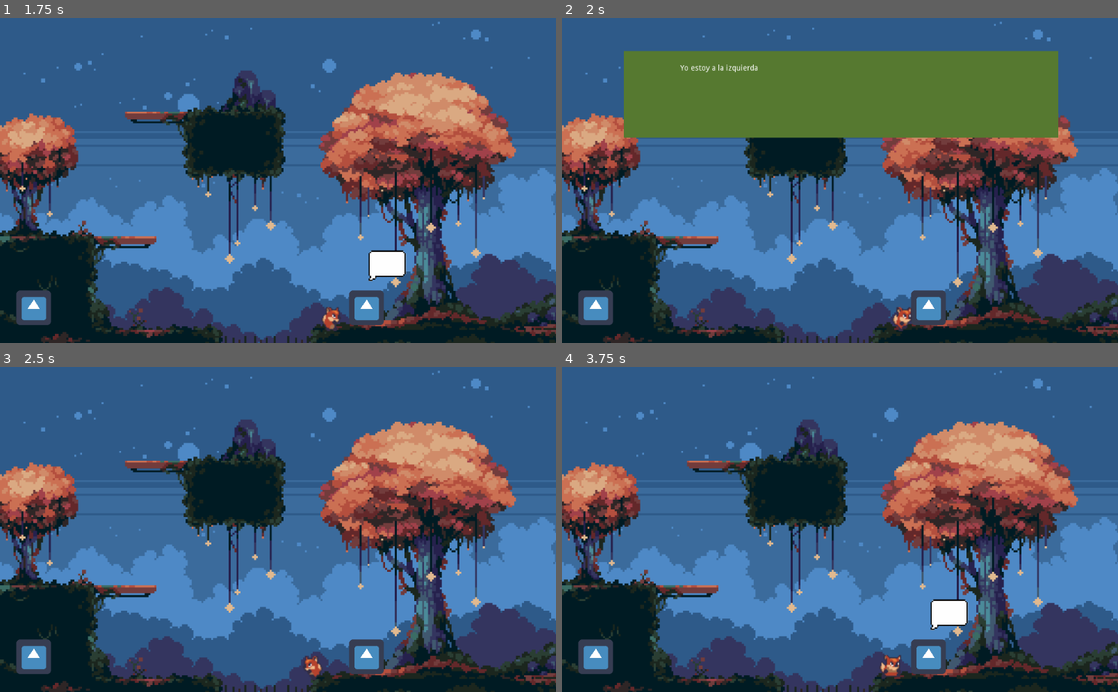
Above: before the commit, frames 1-4 (two rows, left to right).
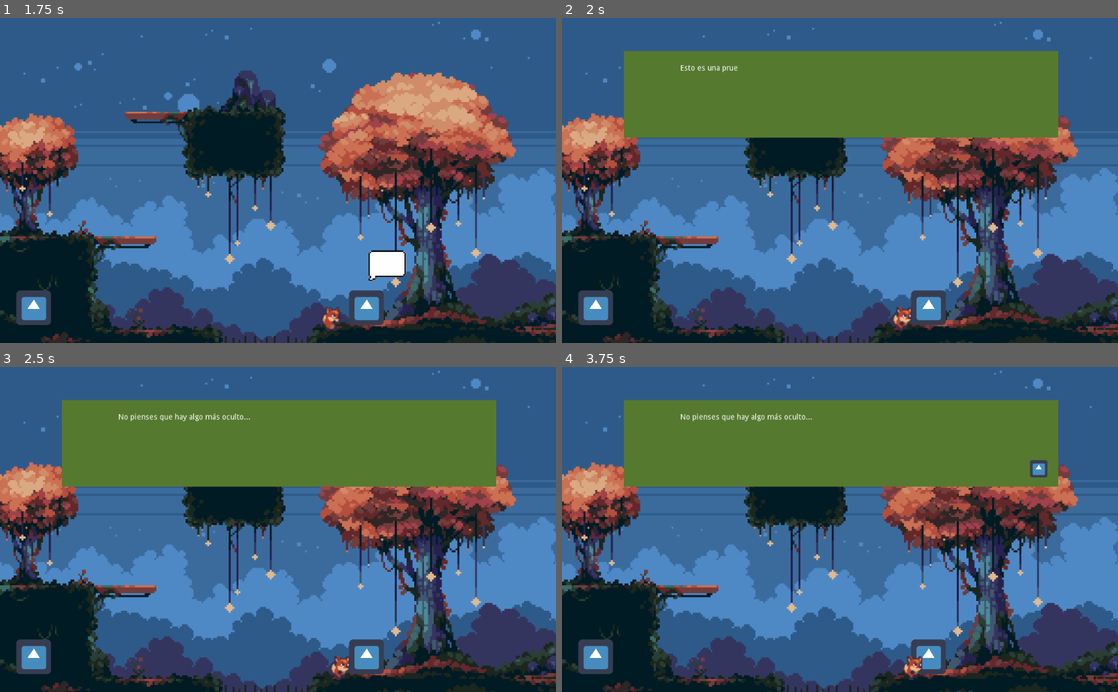
Above: after the commit, the same moments.

Repository: alaniv/GGJ2023TimelessMansion
Game: Godot game, scene res://Prototype/Levels/TestLevelDialogNPC.tscn
Two runs of this game, one before a commit and one after it. Both use one fixed random seed, a clock stepped at 60 frames per second and the inputs below. The project has no main scene, so this scene is started directly. The engine's default icon, where the game draws it, is replaced by a stand-in: a white triangle on a blue panel in a dark square.
Inputs:
- Up to frame 1 (1.75 s): tap Enter (ui_accept) at 0.5, 0.6, 0.77, 1.07, 1.35, 1.52 s; hold Right (ui_right) from 0.53 s (still down)
- Up to frame 2 (2 s): keep holding Right (ui_right); tap Enter (ui_accept) at 1.82 s
- Up to frame 3 (2.5 s): release Right (ui_right) at 2.03 s; hold Left (ui_left) from 2.03 s (still down); tap Enter (ui_accept) at 2.1 s
- Up to frame 4 (3.75 s): release Left (ui_left) at 2.78 s; hold Right (ui_right) from 2.78 s (still down); tap Enter (ui_accept) at 2.85, 3.02, 3.32, 3.6 s

Frame 1 is identical in both runs. In frame 2, 0.1% of the frame differs, in the area x 21-36%, y 14-17%; in frame 3, 21%; in frame 4, 22%, in the area x 11-90%, y 10-97%.

Commit message:
soporte multilineas de dialogo. rompo scene con dialogo no bloqueante

Diff:
--- a/Prototype/Dialog/DialogManager/DialogManager.gd
+++ b/Prototype/Dialog/DialogManager/DialogManager.gd
@@ -1,14 +1,34 @@
 extends Control
 signal dialog_ended
+
+#todo: maybe move this to a json file?
+var _test_dialog : Dictionary = {
+	"TEXT_TEST_NPC_1" : [
+		"Esto es una prueba de NPC 1",
+		"No pienses que hay algo más oculto...",
+	],
+	"TEXT_TEST_NPC_2" : [
+		"Esto es una prueba de NPC 2",
+		"Habrá algo más oculto?...",
+	],
+}
+
+var _reading : bool = false
+var _dialog_id : String = ""
+var _current_index : int = -1
+var _awaiting : bool = false
 
 #todo: add a DialogBottom TextBox, if needed
 func _ready():
 	$DialogTop.visible = false
 
-func show_message(text : String):
+func show_message(dialog_id : String):
+	PrototypeGlobals.set_deferred("pause", true)
+	_dialog_id = dialog_id
+	_current_index = 0
+	_reading = true
 	$DialogTop.visible = true
-	$DialogTop/RichTextLabel.text = text
-	PrototypeGlobals.set_deferred("pause", true)
+	load_next_line()
 
 func show_message_not_blocking(text : String):
 	$DialogTop.visible = true
@@ -17,8 +37,36 @@
 	yield($Timer, "timeout")
 	$DialogTop.visible = false
 
+func load_next_line():
+	assert(_test_dialog.has(_dialog_id), "that key doesn't exists!")
+	if _current_index == _test_dialog[_dialog_id].size():
+		return false
+	_awaiting = false
+	var line = _test_dialog[_dialog_id][_current_index]
+	$DialogTop/RichTextLabel.bbcode_text = line
+	$DialogTop/RichTextLabel.percent_visible = 0
+	var tween_duration = 0.01 * line.length()
+	$DialogTop/Tween.interpolate_property($DialogTop/RichTextLabel, "percent_visible",
+		0, 1, tween_duration, Tween.TRANS_LINEAR, Tween.EASE_IN_OUT)
+	$DialogTop/Tween.start()
+	_current_index += 1
+	return true
+
 func _physics_process(_delta):
-	if Input.is_action_just_pressed("ui_accept") && $DialogTop.visible:
-		$DialogTop.visible = false
-		PrototypeGlobals.set_deferred("pause", false)
-		emit_signal("dialog_ended")
+	if _reading:
+		$DialogTop/Next.visible = _awaiting
+		if _awaiting and Input.is_action_just_pressed("ui_accept"):
+			var has_line = load_next_line()
+			if not has_line:
+				close_dialog()
+
+func close_dialog():
+	_reading = false
+	_awaiting = false
+	$DialogTop.visible = false
+	PrototypeGlobals.set_deferred("pause", false)
+	emit_signal("dialog_ended")
+
+
+func _on_Tween_tween_completed(_object, _key):
+	_awaiting = true
--- a/Prototype/Dialog/DialogManager/DialogManager.tscn
+++ b/Prototype/Dialog/DialogManager/DialogManager.tscn
@@ -1,6 +1,38 @@
-[gd_scene load_steps=2 format=2]
+[gd_scene load_steps=5 format=2]
 
 [ext_resource path="res://Prototype/Dialog/DialogManager/DialogManager.gd" type="Script" id=1]
+[ext_resource path="res://Prototype/icon.png" type="Texture" id=2]
+
+[sub_resource type="Animation" id=1]
+resource_name = "Awaiting"
+loop = true
+tracks/0/type = "value"
+tracks/0/path = NodePath(".:rect_position")
+tracks/0/interp = 2
+tracks/0/loop_wrap = true
+tracks/0/imported = false
+tracks/0/enabled = true
+tracks/0/keys = {
+"times": PoolRealArray( 0, 0.5 ),
+"transitions": PoolRealArray( 1, 1 ),
+"update": 0,
+"values": [ Vector2( 748, 114 ), Vector2( 748, 108 ) ]
+}
+
+[sub_resource type="Animation" id=2]
+length = 0.001
+tracks/0/type = "value"
+tracks/0/path = NodePath(".:rect_position")
+tracks/0/interp = 1
+tracks/0/loop_wrap = true
+tracks/0/imported = false
+tracks/0/enabled = true
+tracks/0/keys = {
+"times": PoolRealArray( 0 ),
+"transitions": PoolRealArray( 1 ),
+"update": 0,
+"values": [ Vector2( 748, 114 ) ]
+}
 
 [node name="DialogManager" type="Control"]
 anchor_left = 0.5
@@ -12,9 +44,6 @@
 margin_right = 512.0
 margin_bottom = 300.0
 script = ExtResource( 1 )
-__meta__ = {
-"_edit_group_": true
-}
 
 [node name="Timer" type="Timer" parent="."]
 one_shot = true
@@ -44,3 +73,24 @@
 margin_right = 296.0
 margin_bottom = 55.0
 text = "Texto de prueba"
+
+[node name="Tween" type="Tween" parent="DialogTop"]
+
+[node name="Next" type="TextureRect" parent="DialogTop"]
+anchor_left = 0.903
+anchor_top = 0.666
+anchor_right = 0.903
+anchor_bottom = 0.666
+margin_left = 748.0
+margin_top = 114.0
+margin_right = 812.0
+margin_bottom = 178.0
+rect_scale = Vector2( 0.5, 0.5 )
+texture = ExtResource( 2 )
+
+[node name="AnimationPlayer" type="AnimationPlayer" parent="DialogTop/Next"]
+autoplay = "Awaiting"
+anims/Awaiting = SubResource( 1 )
+anims/RESET = SubResource( 2 )
+
+[connection signal="tween_completed" from="DialogTop/Tween" to="." method="_on_Tween_tween_completed"]
--- a/Prototype/Levels/TestLevelDialogNPC.tscn
+++ b/Prototype/Levels/TestLevelDialogNPC.tscn
@@ -29,11 +29,11 @@
 shape = SubResource( 1 )
 
 [node name="TestNPC" parent="." instance=ExtResource( 3 )]
-message = "Yo estoy a la izquierda"
+message = "TEXT_TEST_NPC_1"
 
 [node name="TestNPC2" parent="." instance=ExtResource( 3 )]
 position = Vector2( 62, 535 )
-message = "Yo estoy a la derecha"
+message = "TEXT_TEST_NPC_2"
 
 [node name="Character" parent="." instance=ExtResource( 2 )]
 position = Vector2( 407, 533 )
@@ -44,3 +44,6 @@
 margin_top = 0.0
 margin_right = 1027.0
 margin_bottom = 601.0
+__meta__ = {
+"_edit_group_": true
+}
